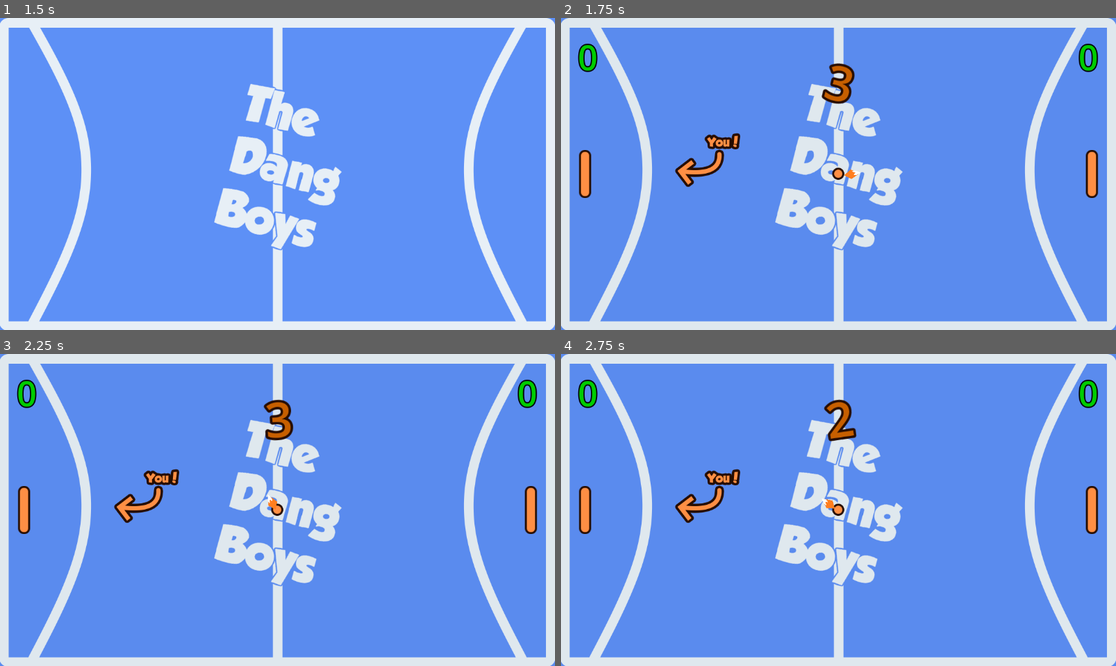
Above: before the commit, frames 1-4 (two rows, left to right).
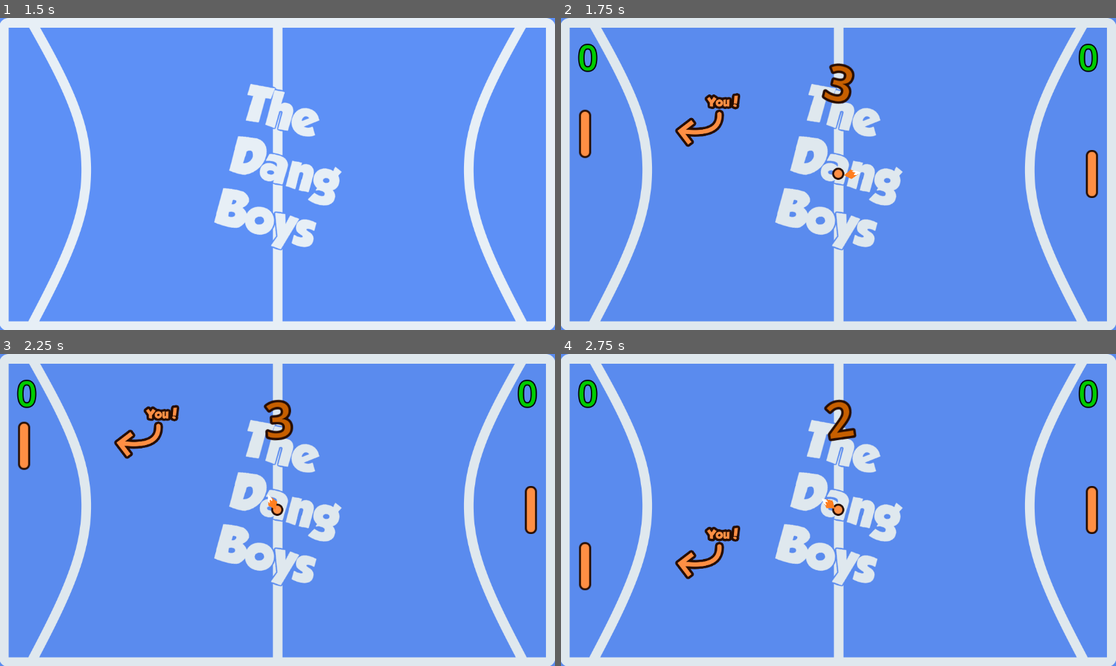
Above: after the commit, the same moments.

Repository: alanb33/20GamesGodot
Game: Godot game, scene res://screens/main_menu.tscn
Two runs of this game, one before a commit and one after it. Both use one fixed random seed, a clock stepped at 60 frames per second and the inputs below.
Inputs:
- Up to frame 1 (1.5 s): click "Play!" at 0.5 s; tap Enter (ui_accept) at 1.25 s; hold Up (move_paddle_up) from 1.28 s (still down)
- Up to frame 2 (1.75 s): keep holding Up (move_paddle_up); tap Enter (ui_accept) at 1.52 s
- Up to frame 3 (2.25 s): release Up (move_paddle_up) at 2.03 s; hold Down (move_paddle_down) from 2.03 s (still down)
- Up to frame 4 (2.75 s): keep holding Down (move_paddle_down); tap Enter (ui_accept) at 2.27 s

Frame 1 is identical in both runs. In frame 2, 2.1% of the frame differs, in the area x 3-33%, y 24-58%; in frame 3, 2.1%, in the area x 3-33%, y 16-58%; in frame 4, 2.1%.

Commit message:
Restore player control on left paddle

Diff:
--- a/01_pong/screens/game_screen.tscn
+++ b/01_pong/screens/game_screen.tscn
@@ -27,6 +27,7 @@
 
 [node name="PaddleLeft" parent="." node_paths=PackedStringArray("ball") instance=ExtResource("1_n72h8")]
 position = Vector2(50, 324)
+player_controlled = true
 ball = NodePath("../Ball")
 
 [node name="YouArrow" type="TextureRect" parent="PaddleLeft"]
